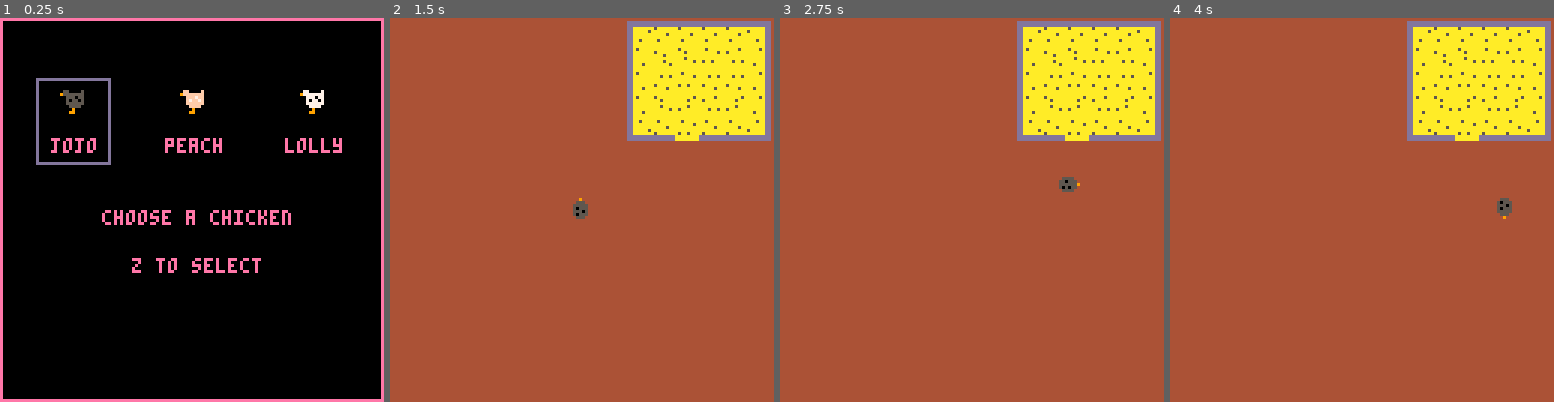
Above: before the commit, frames 1-4 (left to right).
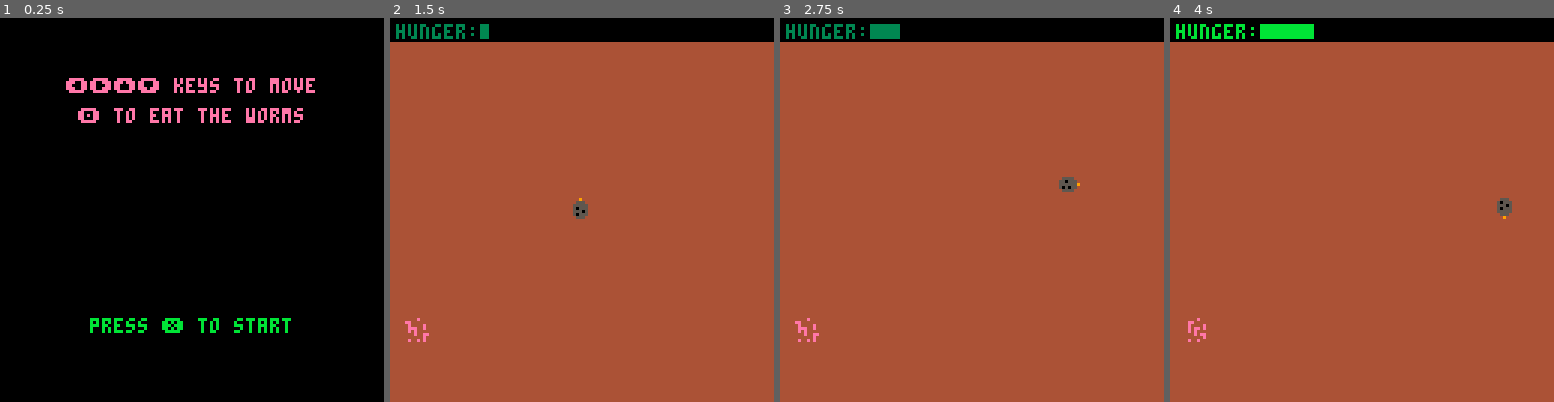
Above: after the commit, the same moments.

Repository: mranisavljevic/ChickenChomp
Game: PICO-8 cartridge chickens.p8
Two runs of this game, one before a commit and one after it. Both use one fixed random seed, a clock stepped at 60 frames per second and the inputs below.
Inputs:
- Up to frame 1 (0.25 s): no input
- Up to frame 2 (1.5 s): tap X (X key) at 0.33, 1.07 s; tap O (Z key) at 0.7 s
- Up to frame 3 (2.75 s): hold Right 1.6-2.1 s; tap O (Z key) at 1.7, 2.1, 2.5 s; tap X (X key) at 1.85 s; hold Up 2.15-2.42 s; hold Right from 2.47 s (still down)
- Up to frame 4 (4 s): tap O (Z key) at 2.9, 3.3, 3.7 s; tap X (X key) at 2.97 s; release Right at 3.03 s; hold Left 3.08-3.58 s; hold Down 3.63-3.97 s

The runs differ from the first frame. In frame 1, 9.3% of the frame differs, in the area x 0-100%, y 0-100%; in frame 2, 16%, in the area x 0-100%, y 0-85%; in frame 3, 16%; in frame 4, 16%.

Commit message:
Make it an actual game

Diff:
--- a/chickens.p8
+++ b/chickens.p8
@@ -12,18 +12,27 @@
 spd=0.2
 
 coop={}
+worm={}
 
 function _init()
 	cls()
 	pal(8,0)
-	state.draw=select_draw
-	state.update=select_update
-	chicken.selection=0
-	chicken.x=60
-	chicken.y=60
-	chicken.acc={}
-	chicken.acc.x=0
-	chicken.acc.y=0
+ init()
+end
+
+function init()
+ state.draw=draw_tutorial
+ state.update=update_tutorial
+ chicken.selection=0
+ chicken.x=60
+ chicken.y=60
+ chicken.acc={}
+ chicken.acc.x=0
+ chicken.acc.y=0
+ chicken.hngr=0
+ chicken.tmr=0
+ chicken.tot=0
+ make_worms()
 end
 
 function _update()
@@ -34,23 +43,36 @@
 	state.draw()
 end
 
-function select_draw()
+function draw_tutorial()
+ print("⬅️➡️⬆️⬇️ keys to move",22,20,14)
+ print("🅾️ to eat the worms",26,30,14)
+ print("press ❎ to start",30,100,11)
+end
+
+function update_tutorial()
+ if(btnp(5)) then
+  state.update=update_select
+  state.draw=draw_select
+ end
+end
+
+function draw_select()
 	cls()
 	rect(0,0,127,127,14)
-	print("choose a chicken",34,64,14)
-	print("z to select",44,80,14)
+	print("choose a chicken",32,64,14)
+	print("❎ to select",40,80,11)
 	spr(1,20,24)
-	print("jojo",17,40)
+	print("jojo",17,40,6)
 	spr(4,60,24)
-	print("peach",55,40)
+	print("peach",55,40,6)
 	spr(7,100,24)
-	print("lolly",95,40)
+	print("lolly",95,40,6)
 	if(chicken.selection==0) then rect(12,20,36,48,13) end
 	if(chicken.selection==1) then rect(52,20,76,48,13) end
 	if(chicken.selection==2) then rect(92,20,116,48,13) end
 end
 
-function select_update()
+function update_select()
 	if(btnp(0)) then
 	 chicken.selection=(chicken.selection>0 and chicken.selection-1 or 2)
 	--	if(chicken.selection>0) then chicken.selection-=1 end
@@ -59,7 +81,7 @@
 		chicken.selection=(chicken.selection<2 and chicken.selection+1 or 0)
 		--if(chicken.selection<2) then chicken.selection+=1 end
 	end
-	if(btnp(4)) then
+	if(btnp(5)) then
 		select_chicken(chicken.selection)
 	end
 end
@@ -81,17 +103,17 @@
 	 chicken.moving=9
 	 chicken.movingl=25
 	end
-	--state.update=mode_update
-	--state.draw=mode_draw
+	--state.update=update_mode
+	--state.draw=draw_mode
 	start_game()
 end
 
-function mode_update()
+function update_mode()
 	if(btnp(2)) or (btnp(3)) then mode=(mode==1 and 0 or 1) end
 	if(btnp(4)) then start_game() end
 end
 
-function mode_draw()
+function draw_mode()
 	cls()
 	print("choose a mode",38,16,15)
 	print("casual",52,40,15)
@@ -104,21 +126,31 @@
 end
 
 function start_game()
-	make_coop(79,1,6,5)
+	--make_coop(79,1,6,5)
 	state.update=mode==0 and update_casual or update_crazy
 	state.draw=mode==0 and draw_casual or draw_crazy
 end
 
 function update_casual()
  move_chicken()
+ chicken_peck()
+	update_time()
+	if(chicken.hngr>=95) then
+		--game over
+  state.update=update_gameover
+  state.draw=draw_gameover
+	end
 end
 
 function draw_casual()
 	cls()
 	draw_ground()
-	draw_coop()
+	--draw_coop()
+	draw_worms()
 	draw_chicken()
+	draw_hngr()
 	--debug_mvmt()
+	--debug_eat()
 end
 
 function debug_mvmt()
@@ -128,6 +160,12 @@
  print(chicken.acc.y,0,30,3)
 end
 
+function debug_eat()
+	print("in: ",0,10,2)
+	print(in_worms(),16,10,2)
+	print(worm.tmr,0,20,2)
+end
+
 function update_crazy()
 
 end
@@ -154,8 +192,8 @@
 		newx=120
 		chicken.acc.x=0
 	end
-	if newy<=0 then
-		newy=0
+	if newy<=8 then
+		newy=8
 		chicken.acc.y=0
 	end
 	if newy>=120 then
@@ -173,6 +211,44 @@
 
 	if(abs(chicken.acc.x)<0.1) then chicken.acc.x=0 end
 	if(abs(chicken.acc.y)<0.1) then chicken.acc.y=0 end
+	chicken.hngr+=0.2
+	chicken.hngr=chicken.hngr>=95 and 95 or chicken.hngr
+end
+
+function update_time()
+	chicken.tmr+=1
+	if(chicken.tmr==60) then
+		chicken.tmr=0
+		chicken.tot+=1
+	end
+ local wrm_time=180
+ local d=10
+ local adj=flr(chicken.tot/d)
+ if(chicken.tot<d) then adj=0 end
+ wrm_time-=(30*adj)
+ if(worm.tmr>wrm_time) then make_worms() end
+end
+
+function chicken_peck()
+	if(in_worms()) then
+		if(btnp(4)) then
+			chicken_eat()
+		end
+	end
+end
+
+function chicken_eat()
+	chicken.hngr-=4
+	if(chicken.hngr<0) then chicken.hngr=0 end
+	worm.tmr+=30
+end
+
+function in_worms()
+	local l=worm.loc
+	local c={}
+	c.x=chicken.x
+	c.y=chicken.y
+	return c.x>=l.x-6 and c.y>=l.y-6 and c.x<=l.x+6 and c.y<=l.y+6
 end
 
 function draw_chicken()
@@ -207,7 +283,33 @@
 end
 
 function draw_ground()
-	rectfill(0,0,127,127,4)
+	rectfill(0,8,127,127,4)
+end
+
+function make_worms()
+	worm={}
+	worm.tmr=0
+	local loc={}
+	loc.x=rand(116)
+	loc.y=rand(109)+10
+	worm.loc=loc
+end
+
+function draw_worms()
+	if(worm.tmr) then
+		local t=worm.tmr
+		local sprt=worm.sprt
+		if(t%12==0) then
+			sprt=39
+		elseif(t%6==0) then
+			sprt=38
+		elseif(t%3==0) then
+			sprt=37
+		end
+		worm.sprt=sprt
+		worm.tmr=t+1
+		spr(worm.sprt,worm.loc.x,worm.loc.y)
+	end
 end
 
 function draw_coop()
@@ -215,6 +317,19 @@
 		local s=coop[i]
 		spr(s[1],s[2],s[3],s[4],s[5],s[6],s[7])
 	end
+end
+
+function draw_hngr()
+	local clr=3
+	local h=chicken.hngr
+	if(h>10) then clr=11 end
+	if(h>30) then clr=10 end
+	if(h>60) then clr=9 end
+	if(h>80) then clr=8 end
+	pal(8,8)
+	print("hunger:",2,2,clr)
+	rectfill(30,2,30+chicken.hngr,6,clr)
+	pal(8,0)
 end
 
 function make_coop(x,y,w,h)
@@ -253,6 +368,23 @@
 function rand(mx)
 	return flr(rnd(mx+1))
 end
+
+function update_gameover()
+	if(btnp(5)) then
+		--start over
+  init()
+		state.update = update_select
+  state.draw = draw_select
+	end
+end
+
+function draw_gameover()
+ cls()
+ print("game over",46,56,2)
+ print("❎ to restart",36,66,11)
+end
+
+
 __gfx__
 000000000550000500090000000900000ff0000f0009000000090000077000070009000000090000000000000000000000000000000000000000000000000000
 000000009555555500555000005550009fffffff00fff00000fff000977777770077700000777000000000000000000000000000000000000000000000000000
@@ -270,14 +402,14 @@
 00000000000000000558585005585850000000000ff7f7f00ff7f7f0000000000778787007787870000000000000000000000000000000000000000000000000
 000000000000000000555500005550000000000000ffff0000fff000000000000077770000777000000000000000000000000000000000000000000000000000
 000000000000000000000000000555000000000000000000000fff00000000000000000000077700000000000000000000000000000000000000000000000000
-ddaaaaaaddddddddddddddddaaaaaaaaaaaaaaaa0000000000000000000000000000000000000000000000000000000000000000000000000000000000000000
-dda5aaaaddddddddddddddddaaaaaaaaa5aaaaaa0000000000000000000000000000000000000000000000000000000000000000000000000000000000000000
-ddaaaaaaddaaaaaaa5aaaaaaa5aa5aaaaaa5aaaa0000000000000000000000000000000000000000000000000000000000000000000000000000000000000000
-ddaaaaaaddaaaaa5aaaaaaaaaaaaaaaaaaaaaaaa0000000000000000000000000000000000000000000000000000000000000000000000000000000000000000
-ddaaaaaaddaaaaaaaaaaa5aaaaaaaaaaaaa5aaaa0000000000000000000000000000000000000000000000000000000000000000000000000000000000000000
-ddaaaaaaddaaaaaaaaaaaaaaaaaaaa5aaaaaaa5a0000000000000000000000000000000000000000000000000000000000000000000000000000000000000000
-ddaaa5aaddaa5aaaaa5aaaaaaa5aaaaaaaaaaaaa0000000000000000000000000000000000000000000000000000000000000000000000000000000000000000
-ddaaaaaaddaaaaaaaaaaaaaaaaaaaaaaaaaaaaaa0000000000000000000000000000000000000000000000000000000000000000000000000000000000000000
+ddaaaaaaddddddddddddddddaaaaaaaaaaaaaaaa4444e444444ee4ee4444e4440000000000000000000000000000000000000000000000000000000000000000
+dda5aaaaddddddddddddddddaaaaaaaaa5aaaaaa4ee444444e444444ee4444440000000000000000000000000000000000000000000000000000000000000000
+ddaaaaaaddaaaaaaa5aaaaaaa5aa5aaaaaa5aaaa4e4444e44e444ee44e4444e40000000000000000000000000000000000000000000000000000000000000000
+ddaaaaaaddaaaaa5aaaaaaaaaaaaaaaaaaaaaaaa4e4ee4e44e4e44e44eee44e40000000000000000000000000000000000000000000000000000000000000000
+ddaaaaaaddaaaaaaaaaaa5aaaaaaaaaaaaa5aaaa4e4e44444e4e44444e4e44440000000000000000000000000000000000000000000000000000000000000000
+ddaaaaaaddaaaaaaaaaaaaaaaaaaaa5aaaaaaa5a444e4ee4444e44e4444e44ee0000000000000000000000000000000000000000000000000000000000000000
+ddaaa5aaddaa5aaaaa5aaaaaaa5aaaaaaaaaaaaa444444e4444444e4444444e40000000000000000000000000000000000000000000000000000000000000000
+ddaaaaaaddaaaaaaaaaaaaaaaaaaaaaaaaaaaaaa4e44e444ee4ee4444e44e4e40000000000000000000000000000000000000000000000000000000000000000
 00000000000000000000000000000000000000000000000000000000000000000000000000000000000000000000000000000000000000000000000000000000
 00000000000000000000000000000000000000000000000000000000000000000000000000000000000000000000000000000000000000000000000000000000
 00000000000000000000000000000000000000000000000000000000000000000000000000000000000000000000000000000000000000000000000000000000
Not shown, changed: chickens.js
